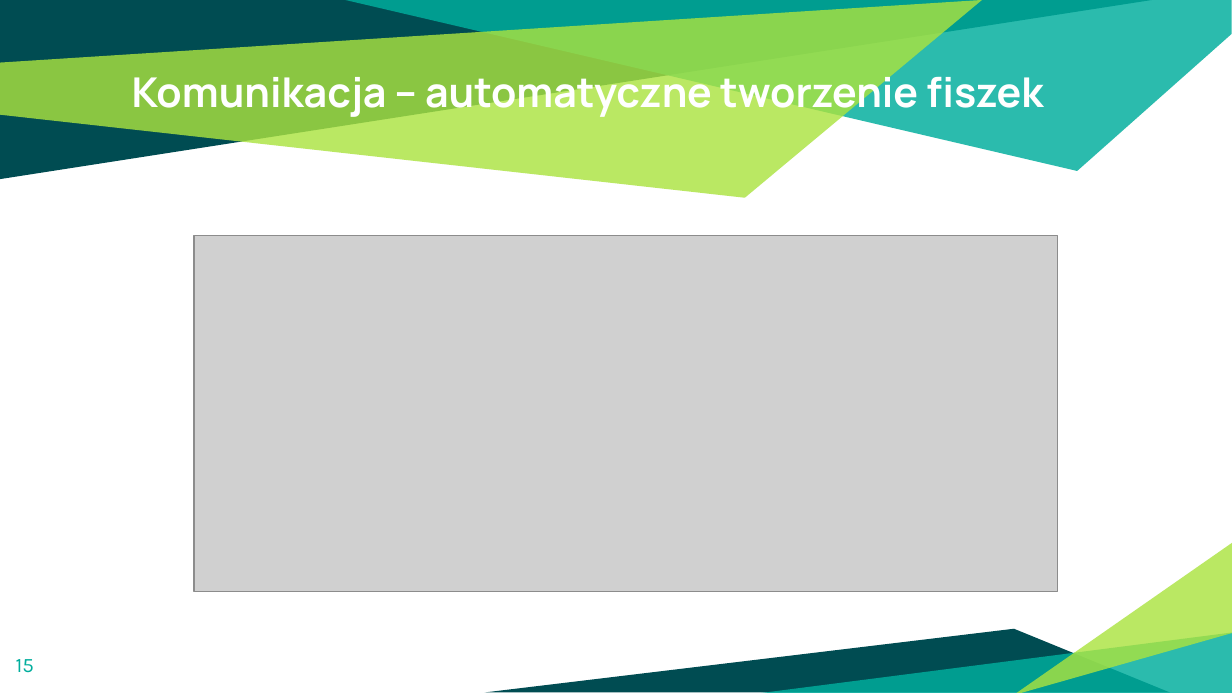
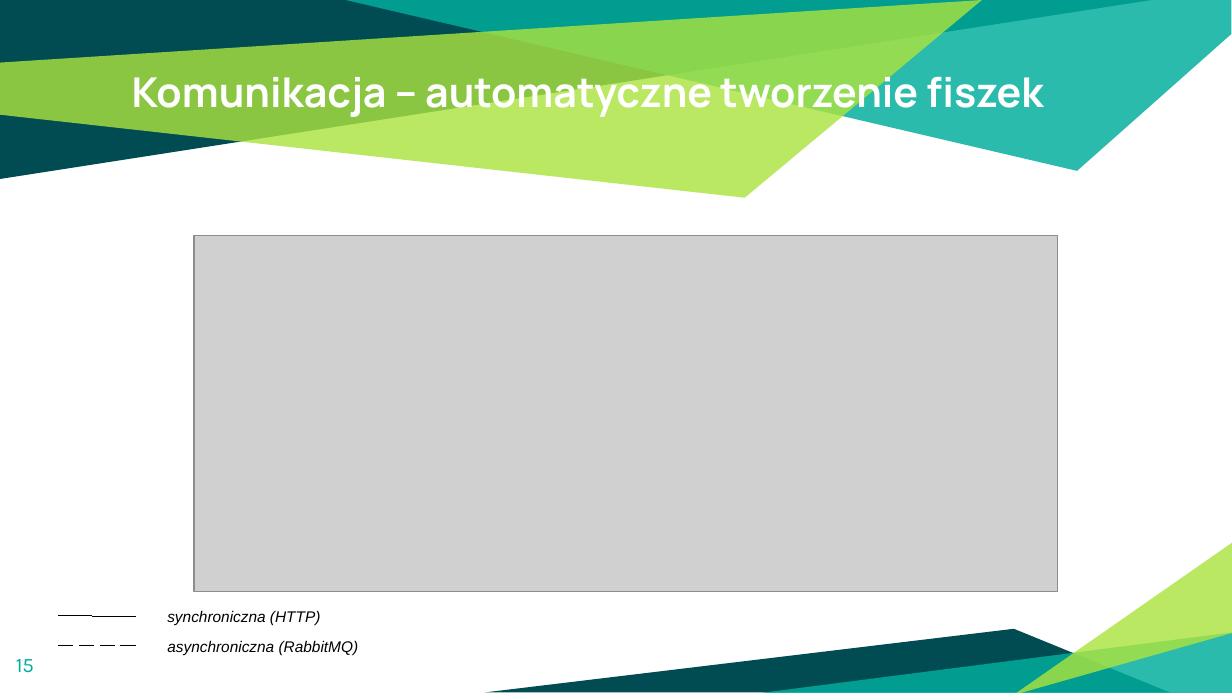
Before and after one commit to gerardd33/DesCards, a slide deck: slide 15 of DesCards.pptx. Drawn at 1232x693 pixels with LibreOffice and Linux fonts; fonts in the diff are those of the drawing; grey boxes stand for pictures. Boxes give left, top, right and bottom in pixels: in the first picture for what was removed or moved away, otherwise in the second. Text is boxed around its words. In the diff, an @@ line names an element or a change of style, - is before the commit and + after.

Commit message:
Minor change in the presentation

```diff
--- a/DesCards.pptx
+++ b/DesCards.pptx
@@ line added from (58, 616) to (136, 616), #000000 0.75 pt @@
@@ text added at (x1=167, y1=610, x2=320, y2=626), 9 pt, text #000000, italic @@
+synchroniczna (HTTP)
@@ line added from (58, 646) to (136, 646), #000000 0.75 pt @@
@@ text added at (x1=167, y1=640, x2=359, y2=655), 9 pt, text #000000, italic @@
+asynchroniczna (RabbitMQ)
```
Also in this commit, not shown: 12 other slides changed.
